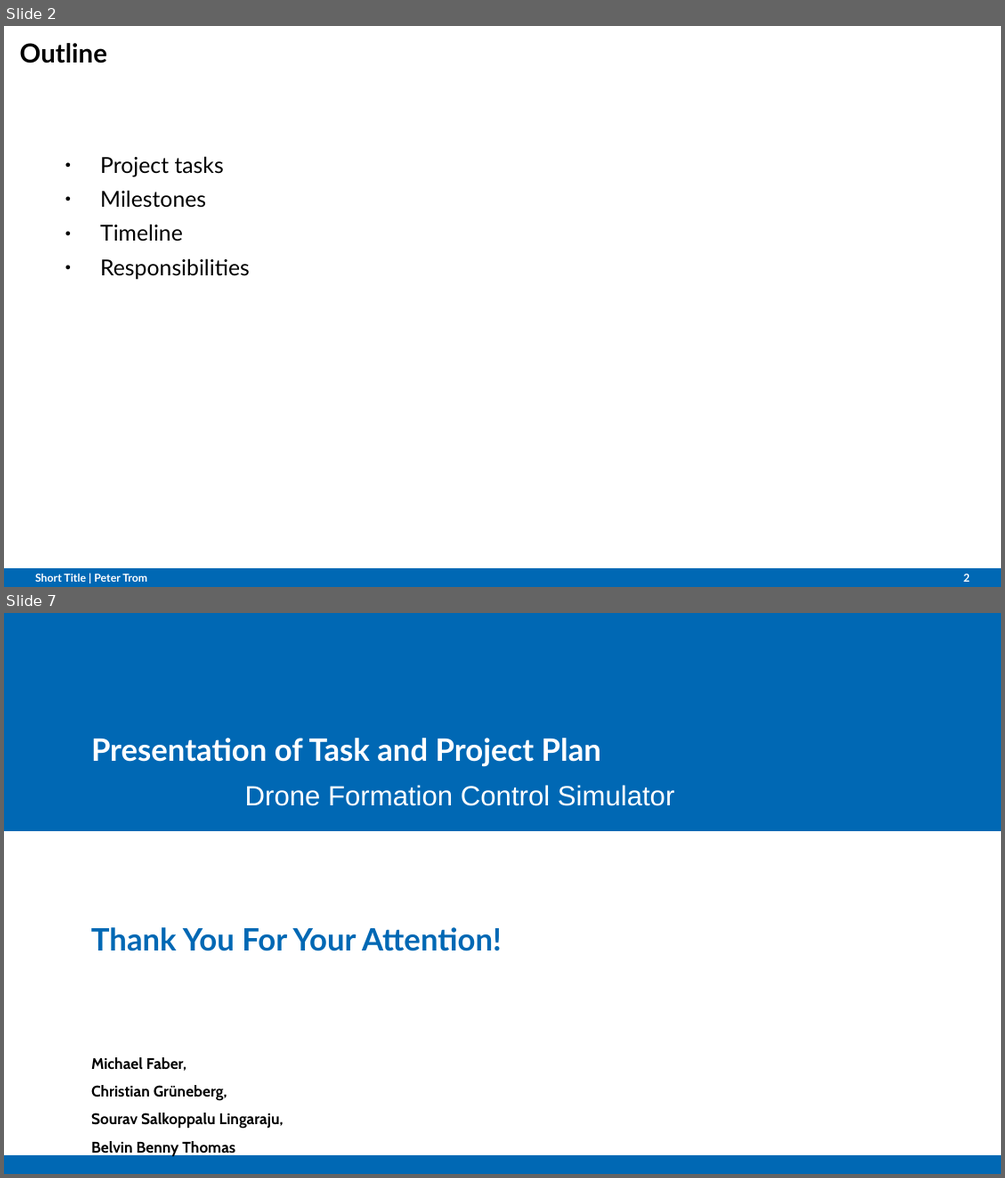
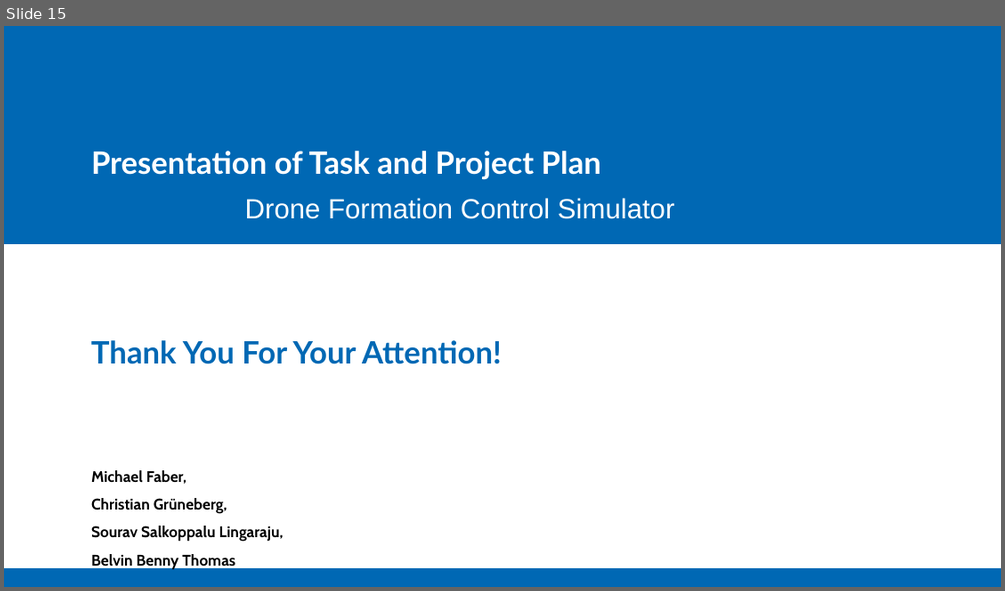
Before and after one commit to Belvin7/Drone_Project_personal-, a slide deck: AMS_Project_Plan.odp. Shown one above the other, each under a label of ours: slides 2 and 7 before the commit, slide 15 after it; the slides between them are not shown. The pictures are 1005x1178 and 1005x591 pixels, drawn with LibreOffice and Linux fonts; fonts in the diff are those of the drawing; background and template pictures are left out. Boxes give left, top, right and bottom in pixels: in the first picture for what was removed or moved away, otherwise in the second. Text is boxed around its words. In the diff, an @@ line names an element or a change of style, - is before the commit and + after.

```diff
--- a/AMS_Project_Plan.odp
+++ b/AMS_Project_Plan.odp
@@ slide 2 removed at [4,26,1001,587], background #FFFFFF; not listed: 1 template element that a slide beside it also shows @@
@@ title removed at [20,43,107,63] @@
-Outline
@@ text removed at [100,156,250,280] @@
-● Project tasks
-● Milestones
-● Timeline
-● Responsibilities
@@ text removed at [35,573,147,581] @@
-Short Title | Peter Trom
@@ page number removed at [963,573,970,581] @@
-2
@@ what was slide 7 is now slide 15 @@
```
Also in this commit, not shown: 2 slides changed, 12 slides added, 3 other slides removed.
